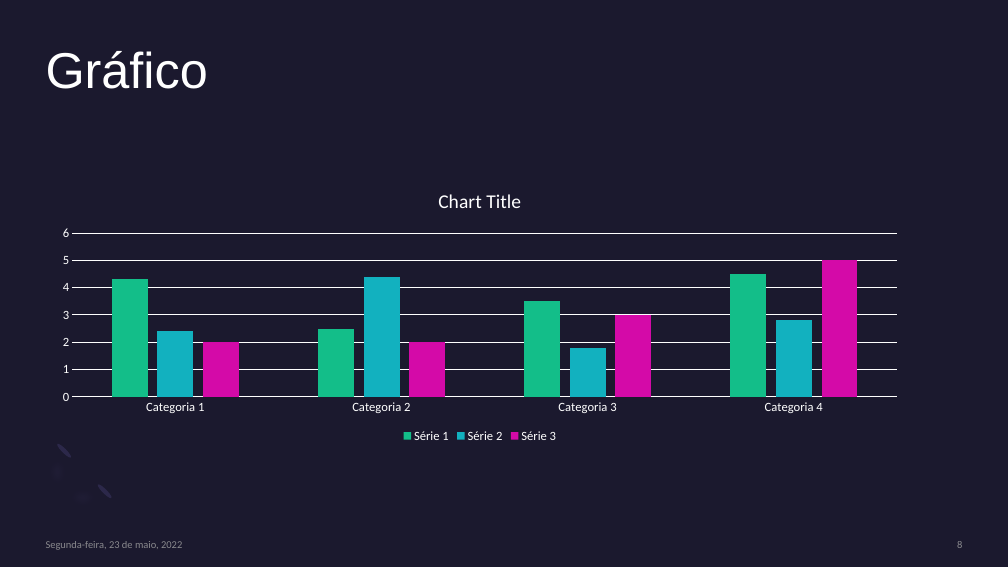
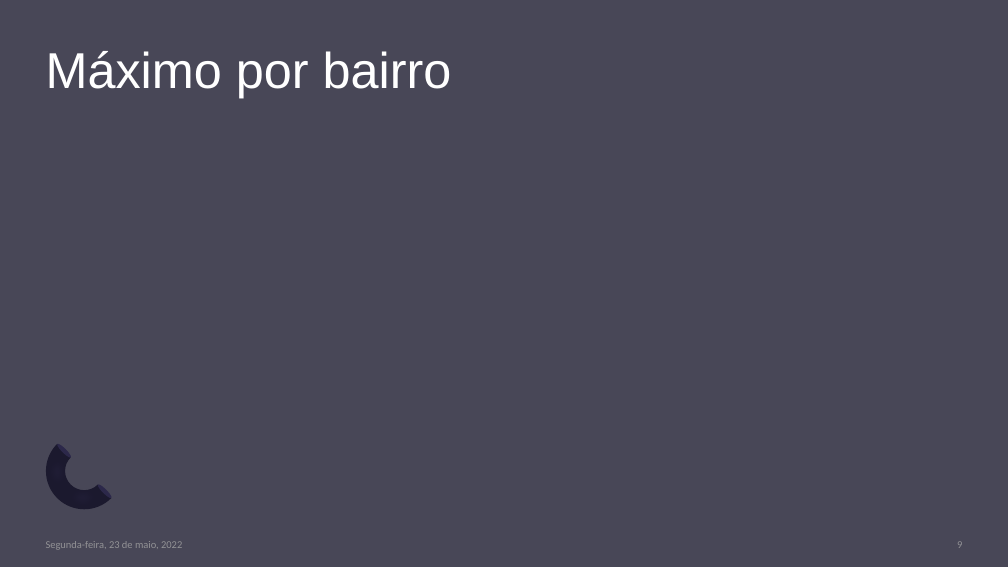
Before and after one commit to lidiambsouza/price_properties, a slide deck: slide 9 of Modelo Imobiliário.pptx (slide 8 before the commit). Drawn at 1008x567 pixels with LibreOffice and Linux fonts; fonts in the diff are those of the drawing. Boxes give left, top, right and bottom in pixels: in the first picture for what was removed or moved away, otherwise in the second. Text is boxed around its words. In the diff, an @@ line names an element or a change of style, - is before the commit and + after.

```diff
--- a/Modelo Imobiliário.pptx
+++ b/Modelo Imobiliário.pptx
@@ background #1B192E to #1B192E at 80% opacity @@
@@ title at bbox=[46, 51, 452, 98]: text changed @@
-Gráfico
+Máximo por bairro
@@ column chart removed at bbox=[45, 175, 914, 447] @@
-categories: Categoria 1, Categoria 2, Categoria 3, Categoria 4
-Série 1: 4.3, 2.5, 3.5, 4.5
-Série 2: 2.4, 4.4, 1.8, 2.8
-Série 3: 2, 2, 3, 5
@@ freeform shape added at bbox=[30, 444, 111, 526], fill #1B192E @@
@@ page number at bbox=[957, 541, 962, 548]: text changed @@
-8
+9
```
Also in this commit, not shown: 3 other slides changed, 5 slides added, 4 slides removed.
